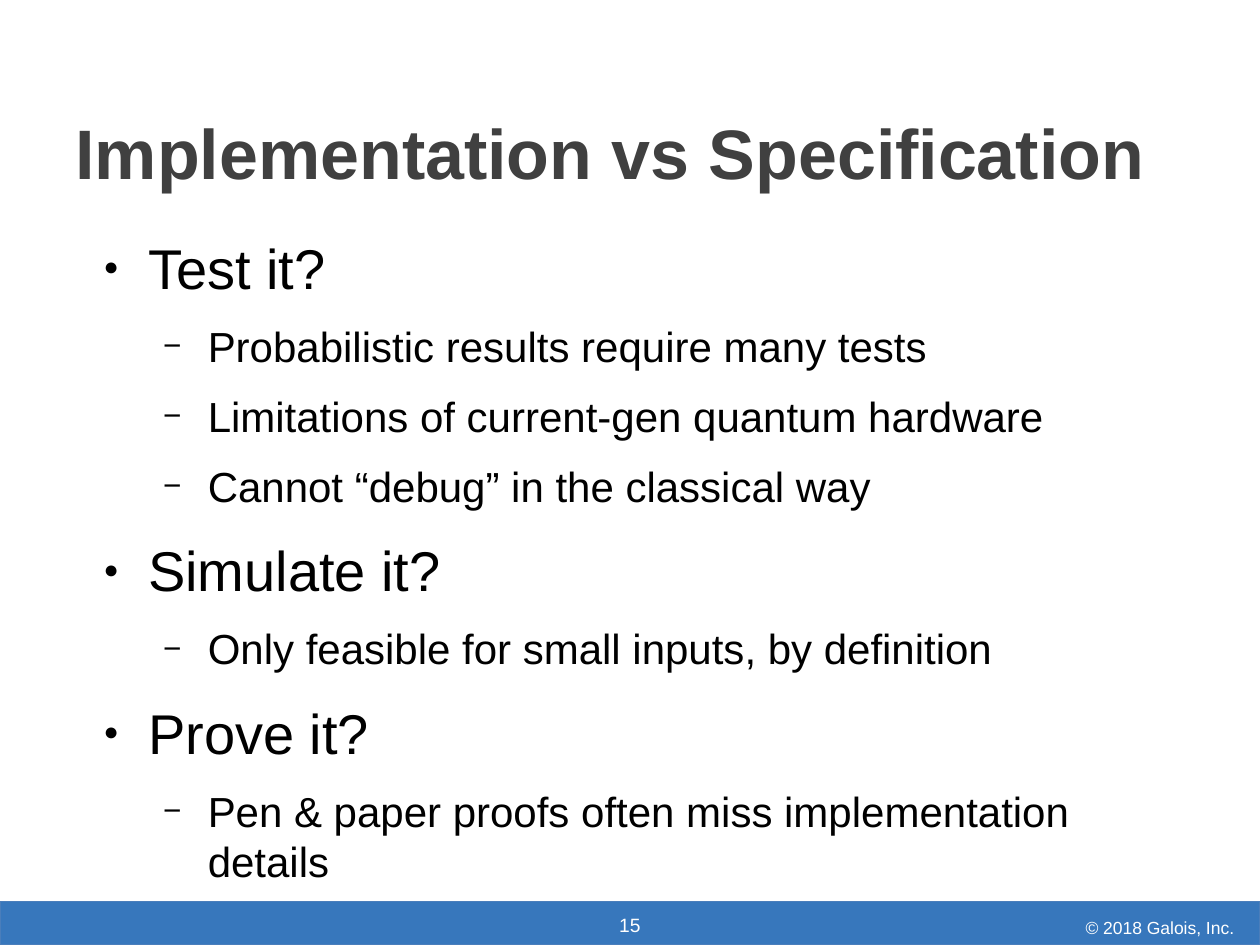
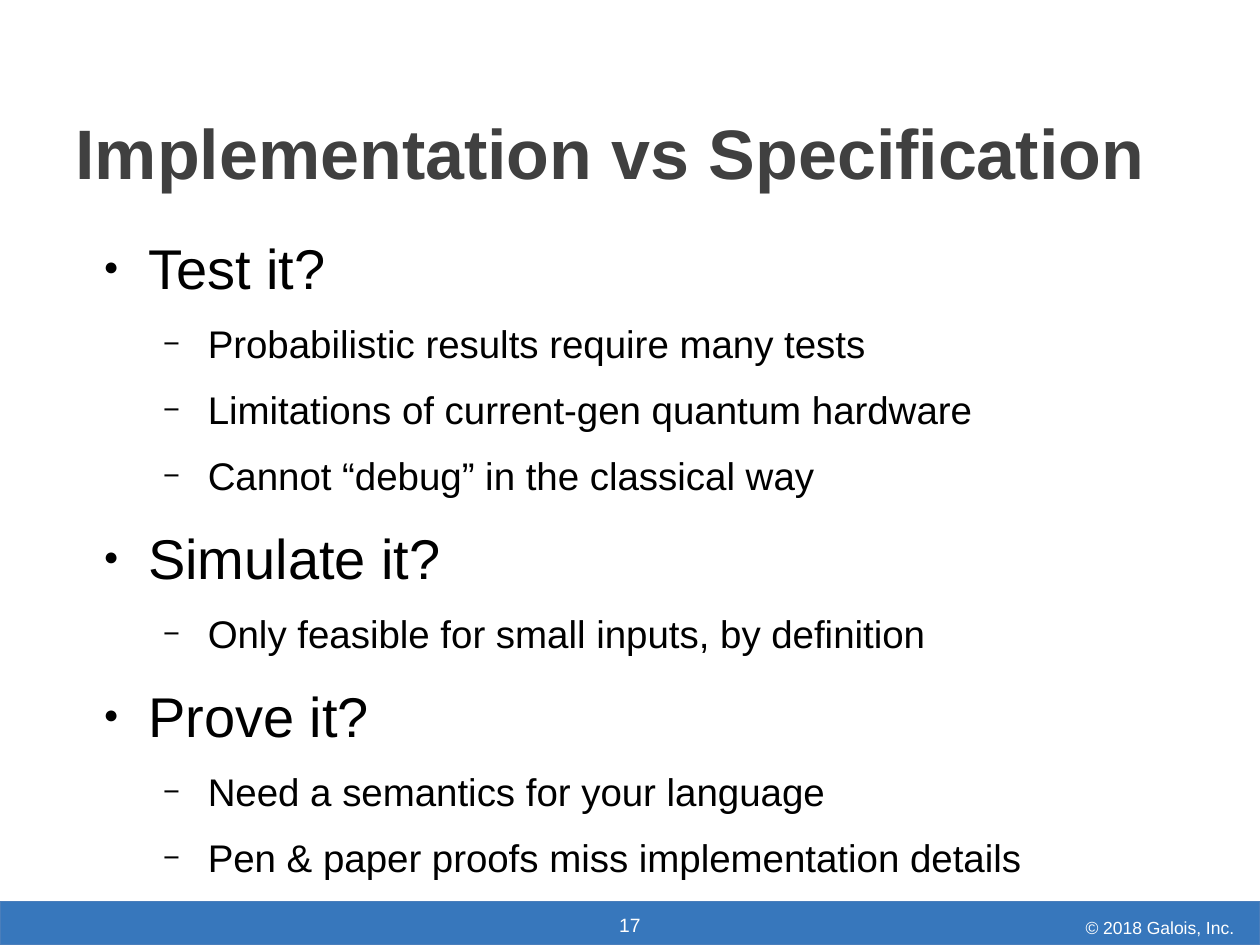
Before and after one commit to jpaykin/jpaykin.github.io, a slide deck: slide 17 of talks/PNNL.odp (slide 15 before the commit). Drawn at 1260x945 pixels with LibreOffice and Linux fonts; fonts in the diff are those of the drawing; background and template pictures are left out. Boxes give left, top, right and bottom in pixels: in the first picture for what was removed or moved away, otherwise in the second. Text is boxed around its words. In the diff, an @@ line names an element or a change of style, - is before the commit and + after.

```diff
--- a/talks/PNNL.odp
+++ b/talks/PNNL.odp
@@ text at [208, 330, 972, 656]: size 24 to 22 pt in "Probabilistic results require many tests", "Limitations of current-gen quantum hardware", "Cannot “debug” in the classical way", "Only feasible for small inputs, by definition" @@
@@ text at [208, 778, 1021, 880]: text changed; size 24 to 22 pt @@
-  − Pen & paper proofs often miss implementation details
+  − Need a semantics for your language
+  − Pen & paper proofs miss implementation details
@@ page number at [619, 918, 640, 932]: text changed @@
-15
+17
```
Also in this commit, not shown: 17 other slides changed, 3 slides added, 1 slide removed.
